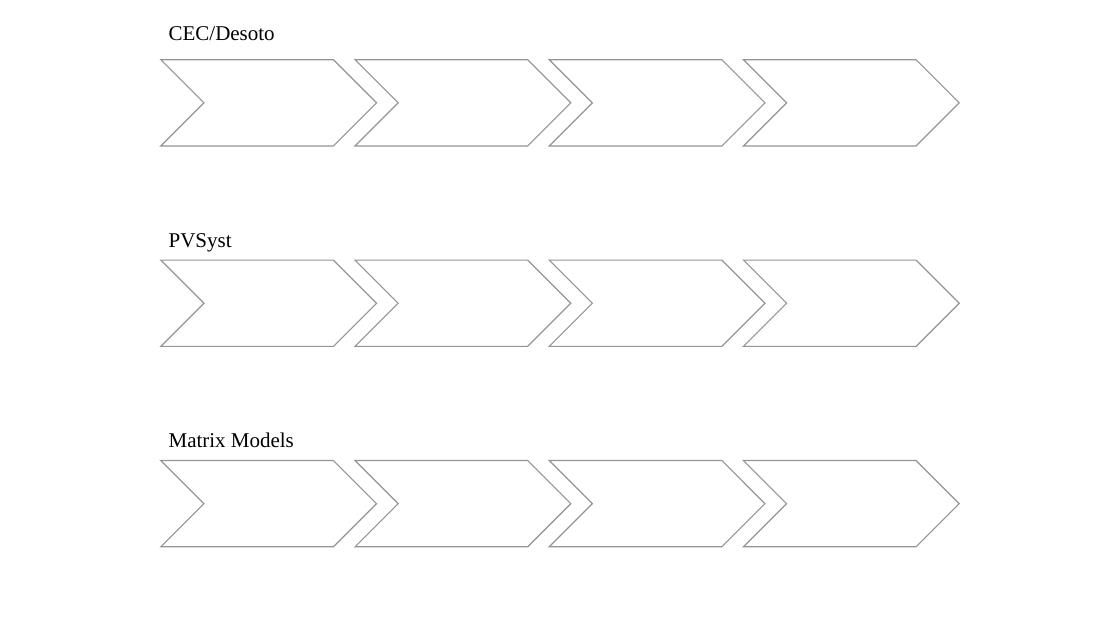
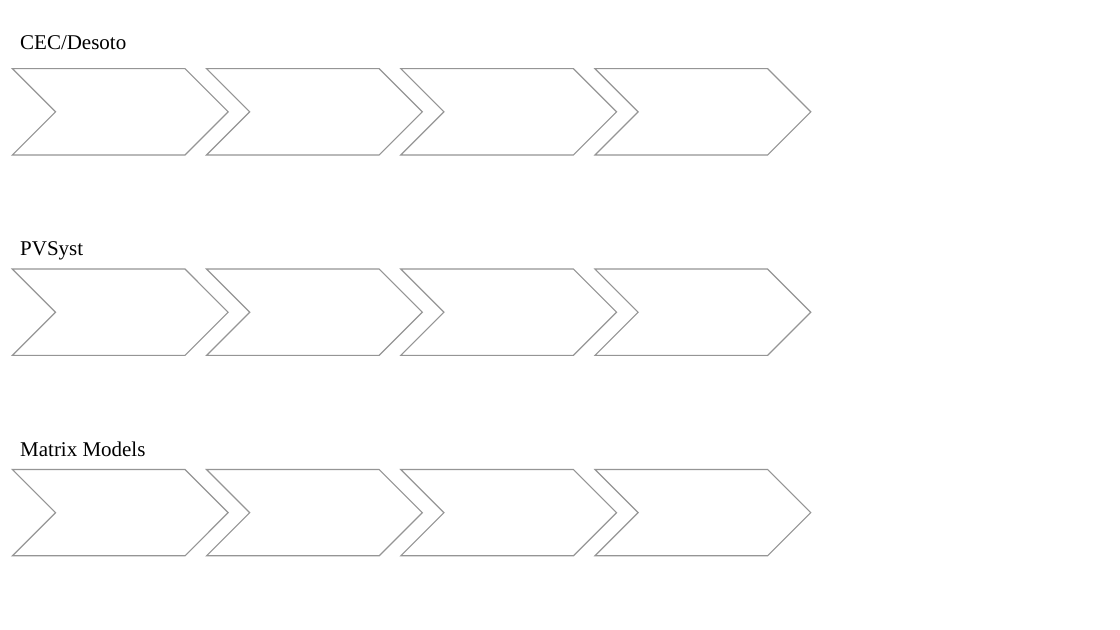
Before and after one commit to lmdeville/PV-Modeling, a slide deck: slide 1 of All Graphs.pptx. Drawn at 1120x630 pixels with LibreOffice and Linux fonts; fonts in the diff are those of the drawing. Boxes give left, top, right and bottom in pixels: in the first picture for what was removed or moved away, otherwise in the second. Text is boxed around its words. In the diff, an @@ line names an element or a change of style, - is before the commit and + after.

```diff
--- a/All Graphs.pptx
+++ b/All Graphs.pptx
@@ 3 chevrons: place and size @@
-3 chevrons at [744,60,960,547]
+3 chevrons at [13,69,229,556]
@@ 9 chevrons: place and size @@
-9 chevrons at [160,60,765,547]
+9 chevrons at [207,69,811,556]
@@ 3 texts: place and size @@
-3 texts at [169,26,294,448]
+3 texts at [20,35,146,457]
```
Also in this commit, not shown: 2 other slides changed, 2 slides added.
